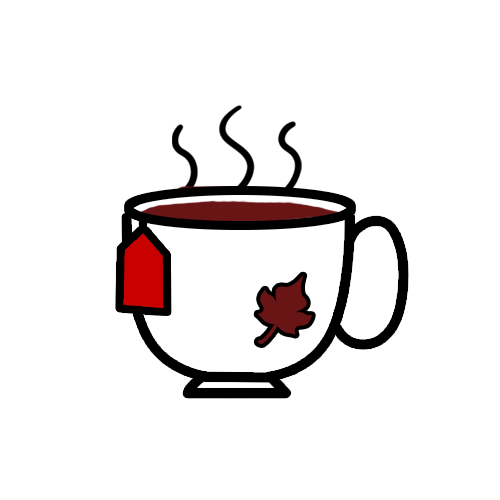
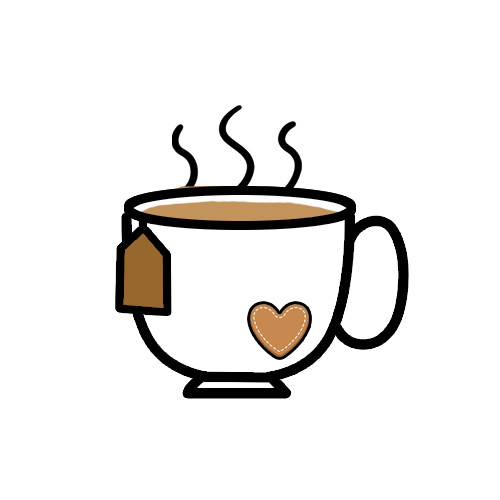
Layers edited between the first and the second 500x500 image:
added group "ginger" with 14 layers above "pepermint" over (117, 105, 406, 397)
added layer "Capa 3" (1st of 5, in "ginger") in group "ginger" over (117, 215, 170, 314)
added layer "Capa 4" (1st of 5, in "ginger") in group "ginger" over (119, 230, 164, 314)
added group "Grupo 1" (1st of 5, in "ginger") with 2 layers in group "ginger" over (124, 189, 406, 396)
added layer "Capa 11" (1st of 5, in "ginger" › "Grupo 1") in group "Grupo 1" over (127, 189, 353, 221)
added layer "Capa 3 copia 2" (1st of 5, in "ginger" › "Grupo 1") in group "Grupo 1" over (124, 216, 406, 396)
added layer "Capa 13" (1st of 5, in "ginger") in group "ginger" over (130, 185, 349, 214)
added group "Grupo 3" (1st of 3, in "ginger") with 1 layers in group "ginger" over (250, 304, 309, 357)
added layer "Capa 21" in group "Grupo 3" over (250, 304, 309, 357)
added layer "Capa 5" (1st of 5, in "ginger") in group "ginger" over (127, 211, 353, 397)
added layer "Capa 12" (1st of 5, in "ginger") in group "ginger" over (126, 185, 352, 221)
added layer "Capa 3 copia" (1st of 5, in "ginger") in group "ginger" over (172, 105, 302, 190)
removed layer "Forma 2" from group "Taza" over (257, 275, 312, 344)
added layer "Capa 20" in group "red" over (247, 271, 328, 351)
added layer "Capa 19" in group "red" over (247, 271, 329, 351)
